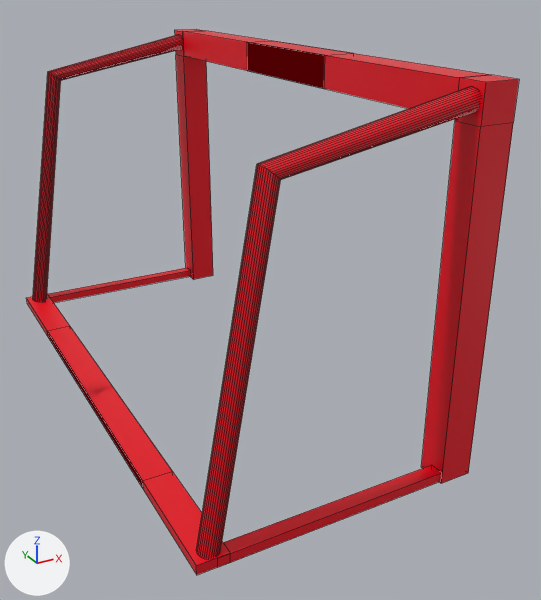
Renders of the FBX model Project Shooccer/Assets/Meshes/Goal.fbx from each side of a commit.
Before and after are seen from a 50 mm lens placed at (-2.27, -4.08, 2.45), pointed at (-0.23, -0.38, 0.6). Every picture has the same lights, and +X, +Y and +Z are marked at lower left. Mesh edges are drawn as thin lines. Vertices at the same position are counted once.
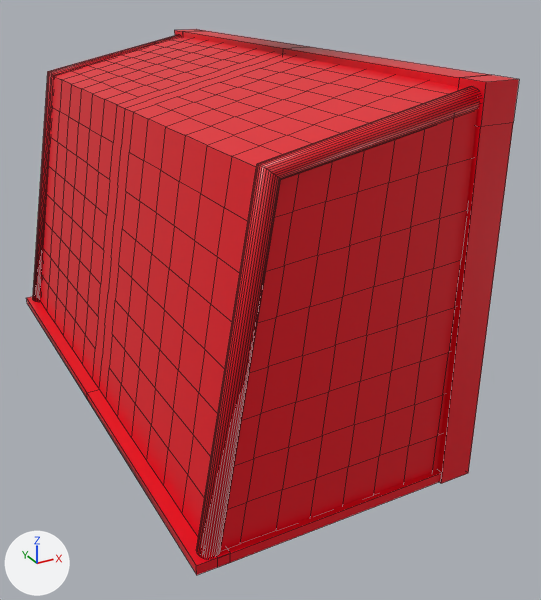
Where the change shows, as pixel boxes (x1, y1, x2, y2) in the pictures (541 x 600 px; the box of a moved part takes in the faces that stretch with it):
part 1 of me_cube_003, added (red): after (40, 76, 256, 537)
part 2 of me_cube_003, added (red): after (54, 36, 465, 167)
part 3 of me_cube_003, added (red): after (221, 108, 478, 549)
part 4 of me_cube_003, moved or reshaped: before (182, 30, 490, 109); after (182, 30, 490, 87)
part 5 of me_cube_003, moved or reshaped: before (27, 294, 230, 575); after (27, 297, 230, 575)

What changed in the scene script:
```text
Change me_cube_003:
    used by ob_cube; location = (0.0, 0.0, 0.093)
    remove me_cube_003.from_pydata(...)  # 264 vertices, 188 faces; spans x -1.33..0.24, y -1.7..1.7, z -0.09..1.94
    add me_cube_003.from_pydata(...)  # 688 vertices, 510 faces; spans x -1.33..0.24, y -1.7..1.7, z -0.09..1.94
    me_cube_003 part 1: a new loose piece of 135 vertices spanning x -1.25..-0.94, y -1.58..1.58, z -0.03..1.67, in mat_material_001 (red #e7001b)
    me_cube_003 part 2: a new loose piece of 135 vertices spanning x -0.95..0.09, y -1.63..1.63, z 1.67..1.91, in mat_material_001 (red #e7001b)
    me_cube_003 part 3: a new loose piece of 81 vertices spanning x -1.28..0.22, y -1.67..-1.62, z -0.05..1.88, in mat_material_001 (red #e7001b)
    me_cube_003 part 4
    8 vertices are removed from x 0.05..0.24, y -0.46..0.46, z 1.76..1.94
    10 faces are deleted
    4 vertices are added at (0.05, 0.0, 1.94), (0.05, 0.0, 1.76), (0.24, 0.0, 1.94), (0.24, 0.0, 1.76)
    9 new faces join them
    me_cube_003 part 5
    8 vertices are removed from x -1.33..-1.16, y -1.0..1.0, z -0.09..-0.03
    10 faces are deleted
    4 vertices are added at (-1.33, 0.0, -0.09), (-1.33, 0.0, -0.03), (-1.16, 0.0, -0.09), (-1.16, 0.0, -0.03)
    9 new faces join them
```
